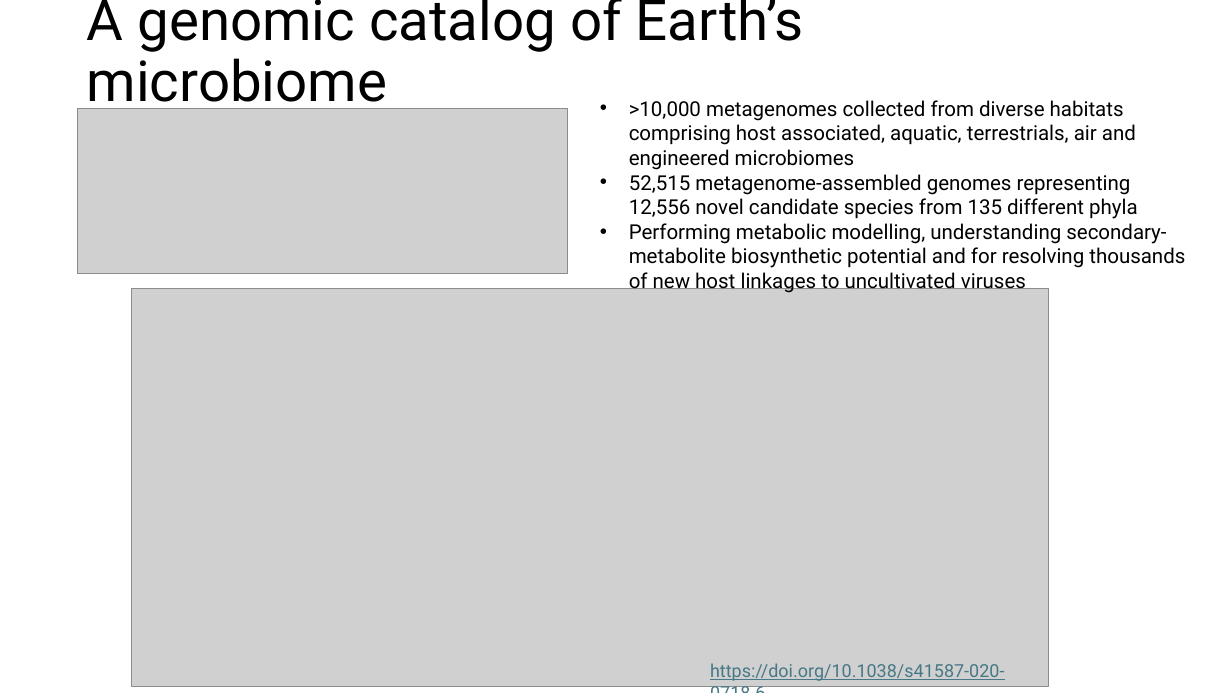
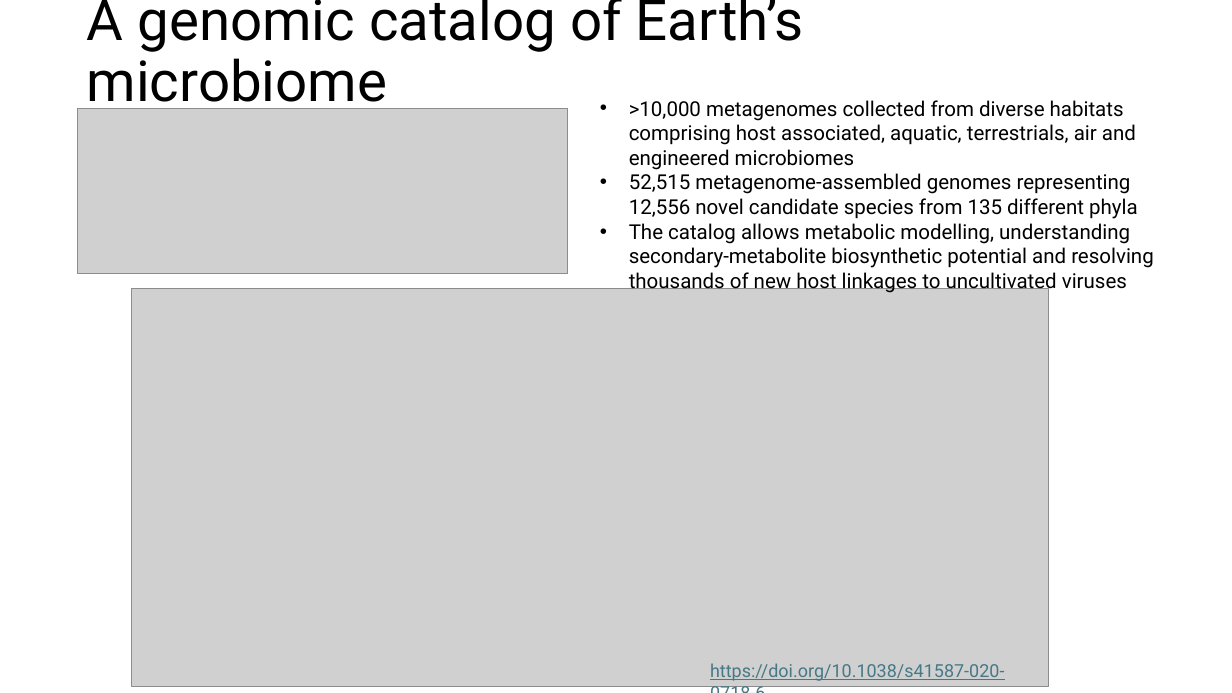
Before and after one commit to biosustain/dsp_metagenomics_training, a slide deck: slide 10 of course_contents/IntroMetagenomics.pptx. Drawn at 1232x693 pixels with LibreOffice and Linux fonts; fonts in the diff are those of the drawing; grey boxes stand for pictures. Boxes give left, top, right and bottom in pixels: in the first picture for what was removed or moved away, otherwise in the second. Text is boxed around its words. In the diff, an @@ line names an element or a change of style, - is before the commit and + after.

```diff
--- a/course_contents/IntroMetagenomics.pptx
+++ b/course_contents/IntroMetagenomics.pptx
@@ text at (629, 223, 1154, 294): text changed @@
-• Performing metabolic modelling, understanding secondary-metabolite biosynthetic potential and for resolving thousands of new host linkages to uncultivated viruses
+• The catalog allows metabolic modelling, understanding secondary-metabolite biosynthetic potential and resolving thousands of new host linkages to uncultivated viruses
```
Also in this commit, not shown: 7 other slides changed, 1 other file.
